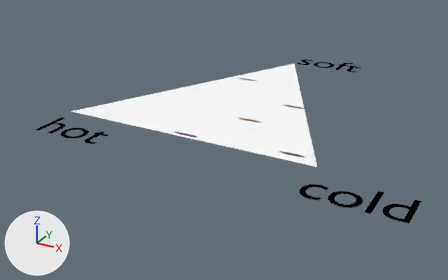
What one commit did to the Blender file cgs-oop/oop-blender-demo.blend.
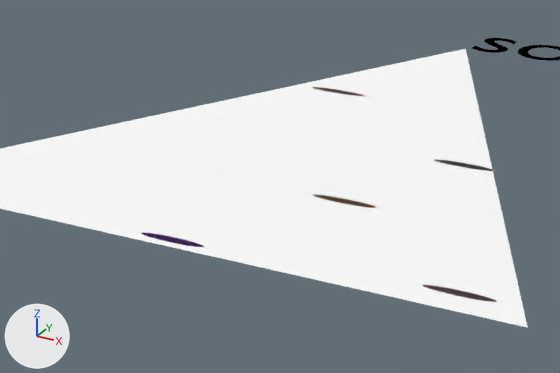
There are two pictures of each version: one whole from a camera (50 mm lens) standing at (7.92, -8.32, 4.27) and looking at (2.49, 1.55, -0.66), one close up on the part from 27% to 74% of the width and 16% to 66% of the height. Lighting does not change. The marker at lower left points along +X, +Y and +Z.

Names of what the first close-up shows: 'Text.001', 'culture_0', 'culture_1', 'culture_2', 'culture_3', 'culture_4', 'kernel'.
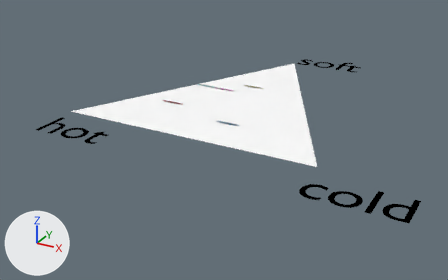
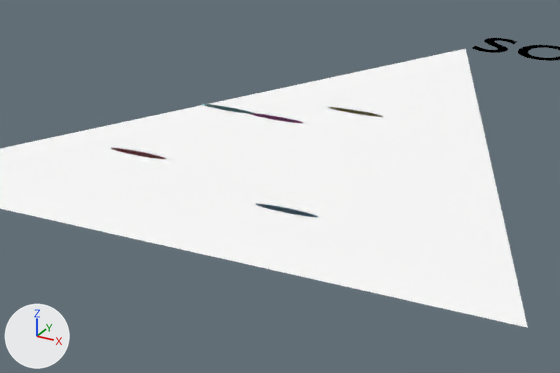
Location of each change, (x1, y1, x2, y2) in pixels of the close-ups (560 x 373 px):
'culture_0', moved
    before: (423, 285, 496, 302)
    after: (202, 104, 254, 114)
'culture_2', moved
    before: (314, 195, 376, 208)
    after: (256, 204, 318, 217)
'culture_3', moved
    before: (141, 233, 204, 247)
    after: (328, 107, 383, 117)
'culture_4', moved
    before: (434, 159, 495, 171)
    after: (112, 148, 166, 159)
'culture_1', moved
    before: (312, 87, 363, 96)
    after: (250, 113, 303, 123)

Patch to the scene script:
```diff
--- a/cgs-oop/oop-blender-demo.blend.py
+++ b/cgs-oop/oop-blender-demo.blend.py
@@ ob_culture_4 @@
 ob_culture_4 = bpy.data.objects.new('culture_4', me_culture_4mesh)
-ob_culture_4.location = (3.633, 2.288, 0.0)
+ob_culture_4.location = (1.431, 1.36, 0.0)
 ob_culture_4.scale = (1.2, 0.2, 0.0)
@@ ob_culture_3 @@
 ob_culture_3 = bpy.data.objects.new('culture_3', me_culture_3mesh)
-ob_culture_3.location = (2.512, 0.106, 0.0)
+ob_culture_3.location = (2.414, 2.98, 0.0)
 ob_culture_3.scale = (1.2, 0.2, 0.0)
@@ ob_culture_2 @@
 ob_culture_2 = bpy.data.objects.new('culture_2', me_culture_2mesh)
-ob_culture_2.location = (3.191, 1.246, 0.0)
+ob_culture_2.location = (2.923, 0.907, 0.0)
 ob_culture_2.scale = (1.2, 0.2, 0.0)
@@ ob_culture_1 @@
 ob_culture_1 = bpy.data.objects.new('culture_1', me_culture_1mesh)
-ob_culture_1.location = (2.063, 3.373, 0.0)
+ob_culture_1.location = (1.938, 2.546, 0.0)
 ob_culture_1.scale = (1.2, 0.2, 0.0)
@@ ob_culture_0 @@
 ob_culture_0 = bpy.data.objects.new('culture_0', me_culture_0mesh)
-ob_culture_0.location = (4.469, 0.245, 0.0)
+ob_culture_0.location = (1.498, 2.558, 0.0)
 ob_culture_0.scale = (1.2, 0.2, 0.0)
```
